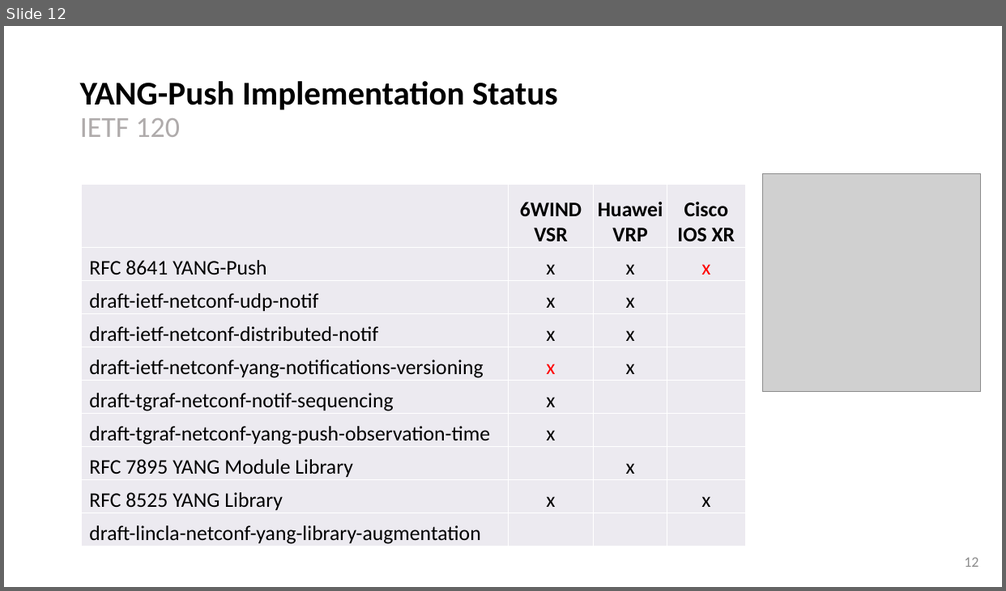
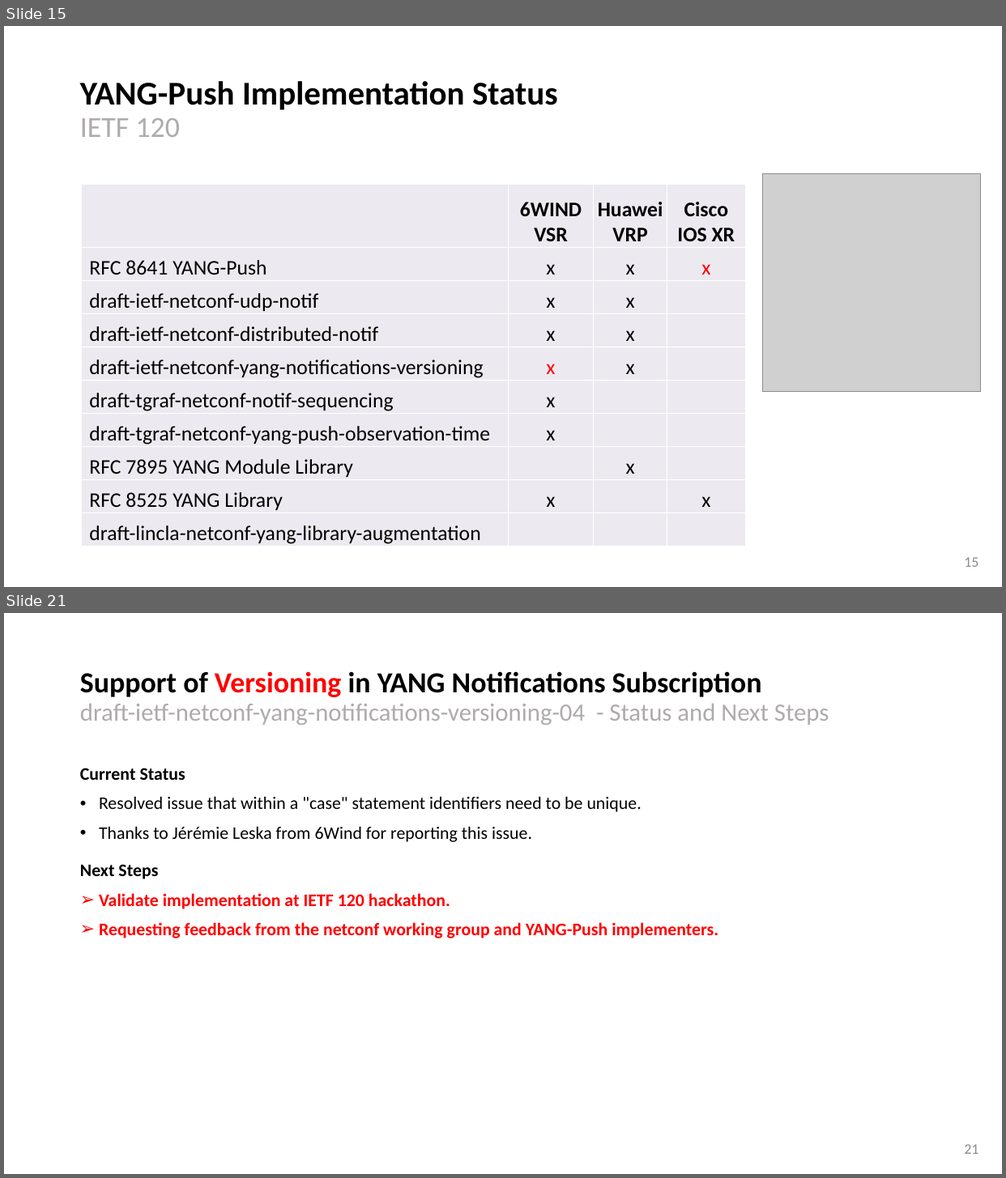
Before and after one commit to network-analytics/ietf-network-analytics-document-status, a slide deck: 120/NMOP/draft-ietf-nmop-yang-message-broker-integration.pptx. Shown one above the other, each under a label of ours: slide 12 before the commit, slides 15 and 21 after it; the slides between them are not shown. The pictures are 1006x591 and 1006x1178 pixels, drawn with LibreOffice and Linux fonts; fonts in the diff are those of the drawing; grey boxes stand for pictures. Boxes give left, top, right and bottom in pixels: in the first picture for what was removed or moved away, otherwise in the second. Text is boxed around its words. In the diff, an @@ line names an element or a change of style, - is before the commit and + after.

Commit message:
YANG-Push slides for netconf and nmop

```diff
--- a/120/NMOP/draft-ietf-nmop-yang-message-broker-integration.pptx
+++ b/120/NMOP/draft-ietf-nmop-yang-message-broker-integration.pptx
@@ slide 21 added at box(4, 613, 1002, 1174), background #FFFFFF @@
@@ title added at box(80, 671, 829, 725), 24 pt, text #AFABAB @@
+Support of Versioning in YANG Notifications Subscription
+draft-ietf-netconf-yang-notifications-versioning-04 - Status and Next Steps
@@ text added at box(80, 768, 718, 939), 17 pt, text #000000, bold @@
+Current Status
+• Resolved issue that within a "case" statement identifiers need to be unique.
+• Thanks to Jérémie Leska from 6Wind for reporting this issue.
+Next Steps
+➢ Validate implementation at IETF 120 hackathon.
+➢ Requesting feedback from the netconf working group and YANG-Push implementers.
@@ page number added at box(964, 1144, 978, 1154), 14 pt, text #8C8C8C @@
+21
@@ what was slide 12 is now slide 15 @@
@@ page number at box(964, 557, 978, 567): text changed @@
-12
+15
```
Also in this commit, not shown: 8 slides changed, 6 other slides added, 3 other files.
